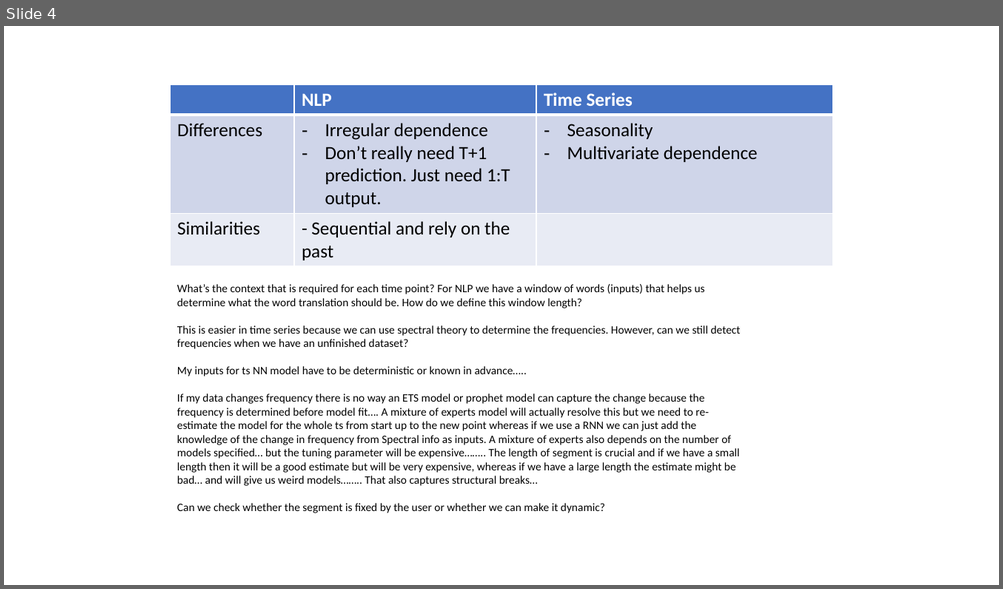
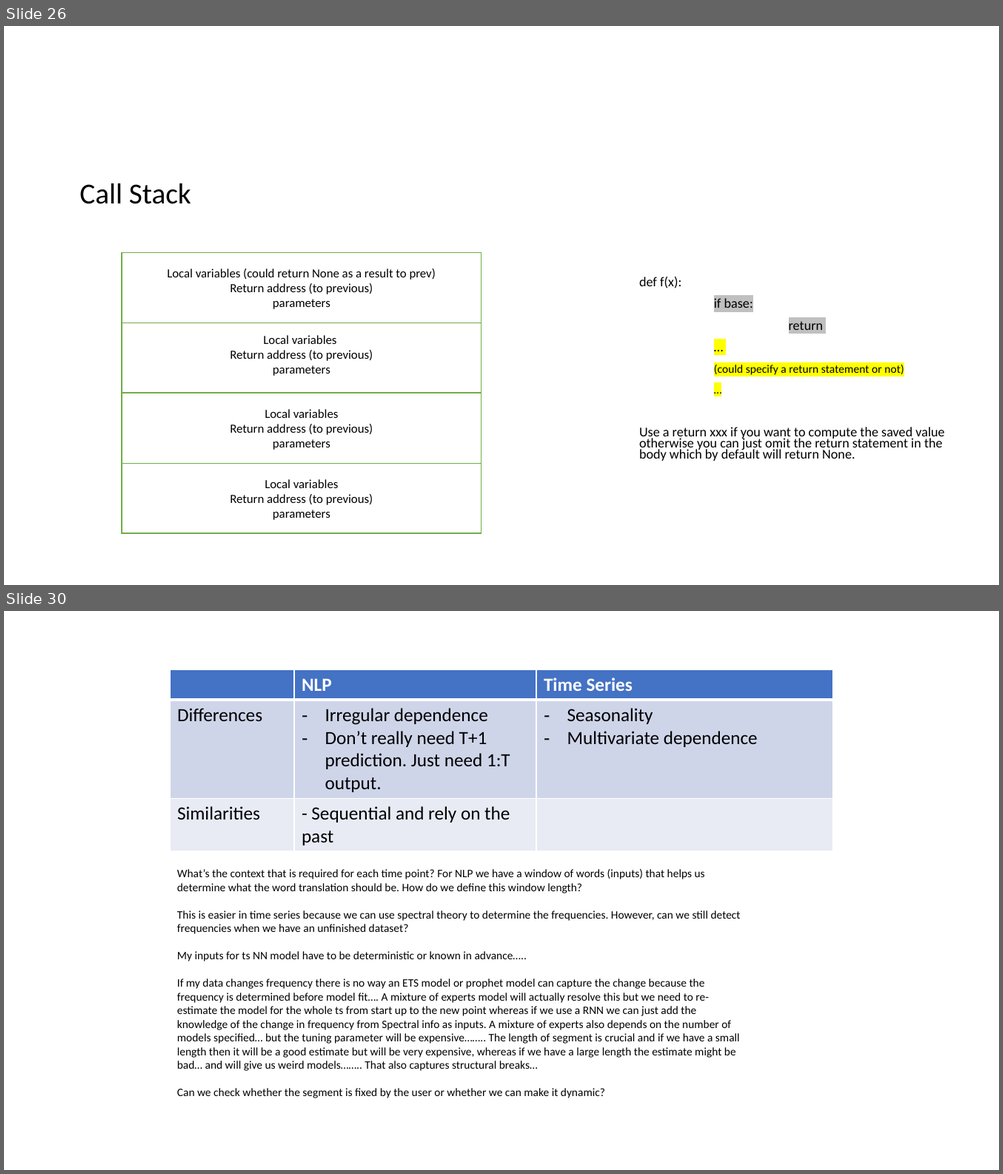
Before and after one commit to francisa6/Leetcode, a slide deck: Leetcode_Topics.pptx. Shown one above the other, each under a label of ours: slide 4 before the commit, slides 26 and 30 after it; the slides between them are not shown. The pictures are 1003x589 and 1003x1174 pixels, drawn with LibreOffice and Linux fonts; fonts in the diff are those of the drawing. Boxes give left, top, right and bottom in pixels: in the first picture for what was removed or moved away, otherwise in the second. Text is boxed around its words. In the diff, an @@ line names an element or a change of style, - is before the commit and + after.

```diff
--- a/Leetcode_Topics.pptx
+++ b/Leetcode_Topics.pptx
@@ slide 26 added at (4, 26, 999, 585), background #FFFFFF @@
@@ text added at (79, 183, 191, 204), 28 pt, text #000000 @@
+Call Stack
@@ rectangle added at (122, 253, 481, 323), fill #FFFFFF, outline #70AD47 1 pt, 12 pt, text #000000 @@
+Local variables (could return None as a result to prev)
+Return address (to previous)
+parameters
@@ text added at (639, 277, 944, 461), 12.9 pt, text #000000 @@
+def f(x):
+if base:
+return
+…
+(could specify a return statement or not)
+…
+Use a return xxx if you want to compute the saved value otherwise you can just omit the return statement in the body which by default will return None.
@@ rectangle added at (122, 323, 481, 393), fill #FFFFFF, outline #70AD47 1 pt, 12 pt, text #000000 @@
+Local variables
+Return address (to previous)
+parameters
@@ rectangle added at (122, 394, 481, 464), fill #FFFFFF, outline #70AD47 1 pt, 12 pt, text #000000 @@
+Local variables
+Return address (to previous)
+parameters
@@ rectangle added at (122, 464, 481, 534), fill #FFFFFF, outline #70AD47 1 pt, 12 pt, text #000000 @@
+Local variables
+Return address (to previous)
+parameters
@@ what was slide 4 is now slide 30 @@
```
Also in this commit, not shown: 25 other slides added, 45 other files.
